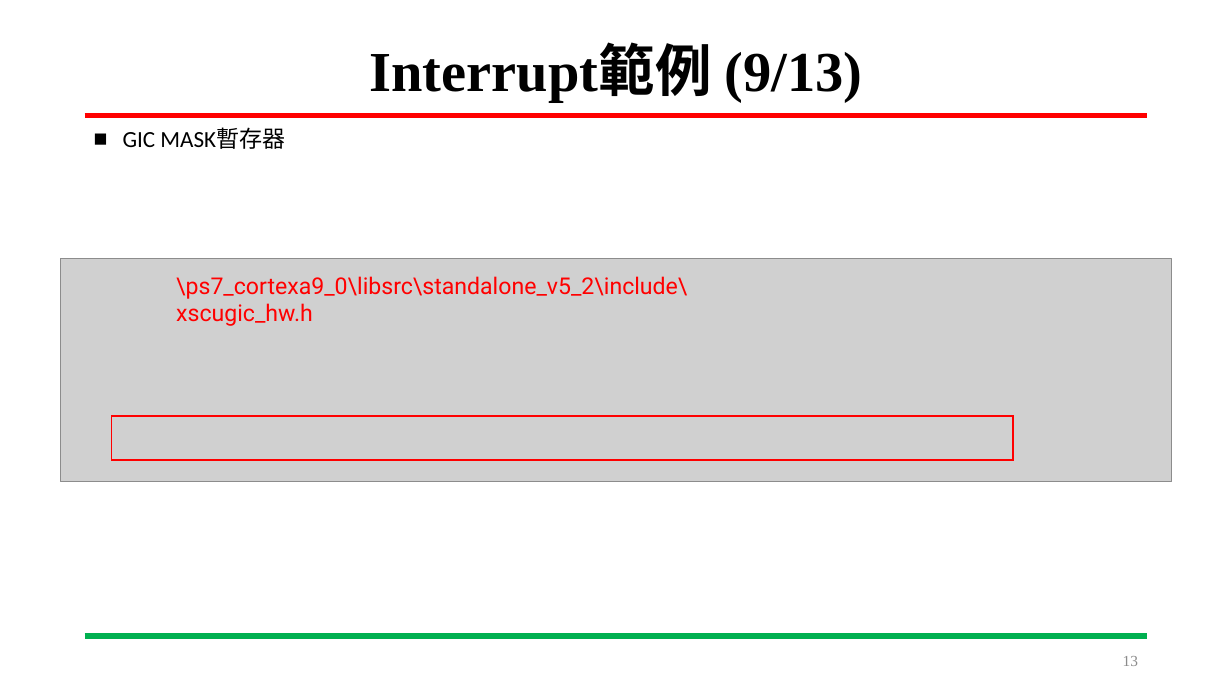
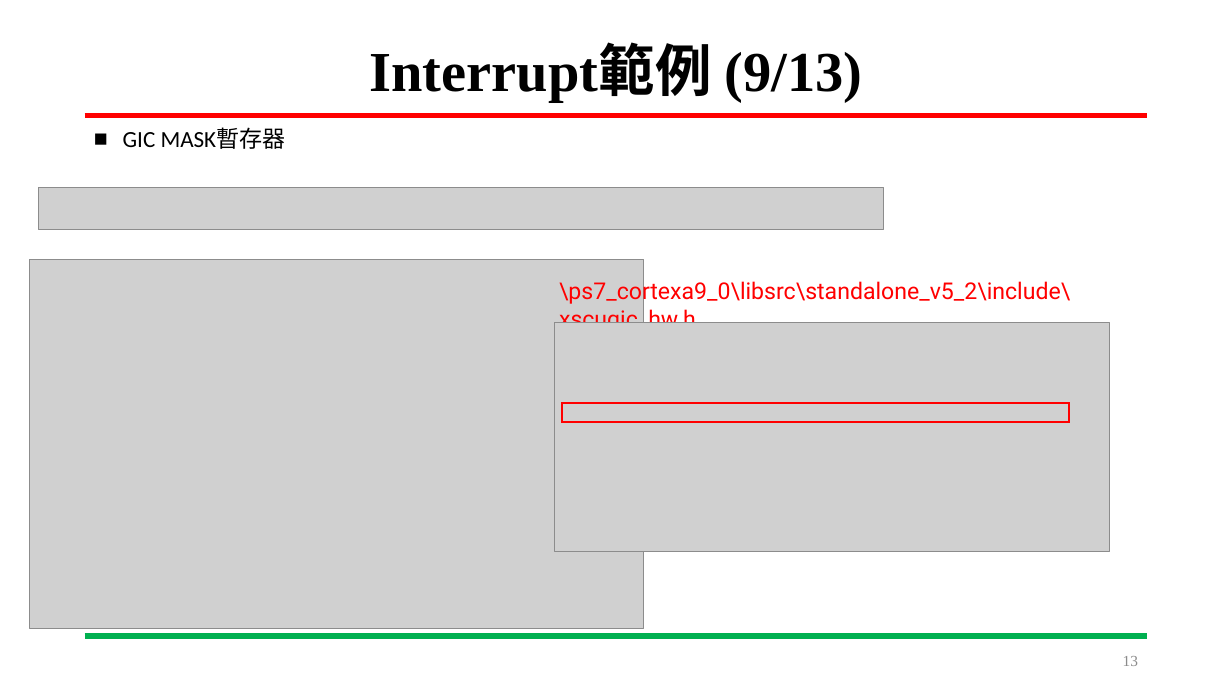
Before and after one commit to LIAO-YANXIANG/SYSTEM-ON-CHIP-DESIGN, a slide deck: slide 13 of DevelopmentLog/Pingpong.pptx. Drawn at 1232x693 pixels with LibreOffice and Linux fonts; fonts in the diff are those of the drawing; grey boxes stand for pictures. Boxes give left, top, right and bottom in pixels: in the first picture for what was removed or moved away, otherwise in the second. Text is boxed around its words. In the diff, an @@ line names an element or a change of style, - is before the commit and + after.

```diff
--- a/DevelopmentLog/Pingpong.pptx
+++ b/DevelopmentLog/Pingpong.pptx
@@ picture added at (39, 188, 884, 230) @@
@@ picture added at (30, 259, 643, 628) @@
@@ picture removed at (60, 259, 1172, 482) @@
@@ text "\ps7_cortexa9_0\libsrc\standalone_v5_2\include\ xscugic_hw.h" rewrapped from (176, 276, 687, 326) to (559, 279, 1070, 323) @@
@@ picture added at (555, 323, 1109, 552) @@
@@ rectangle removed at (112, 417, 1013, 460) @@
@@ rectangle added at (562, 404, 1068, 422), outline #FF0000 1.5 pt @@
```
Also in this commit, not shown: 3 other slides changed.
